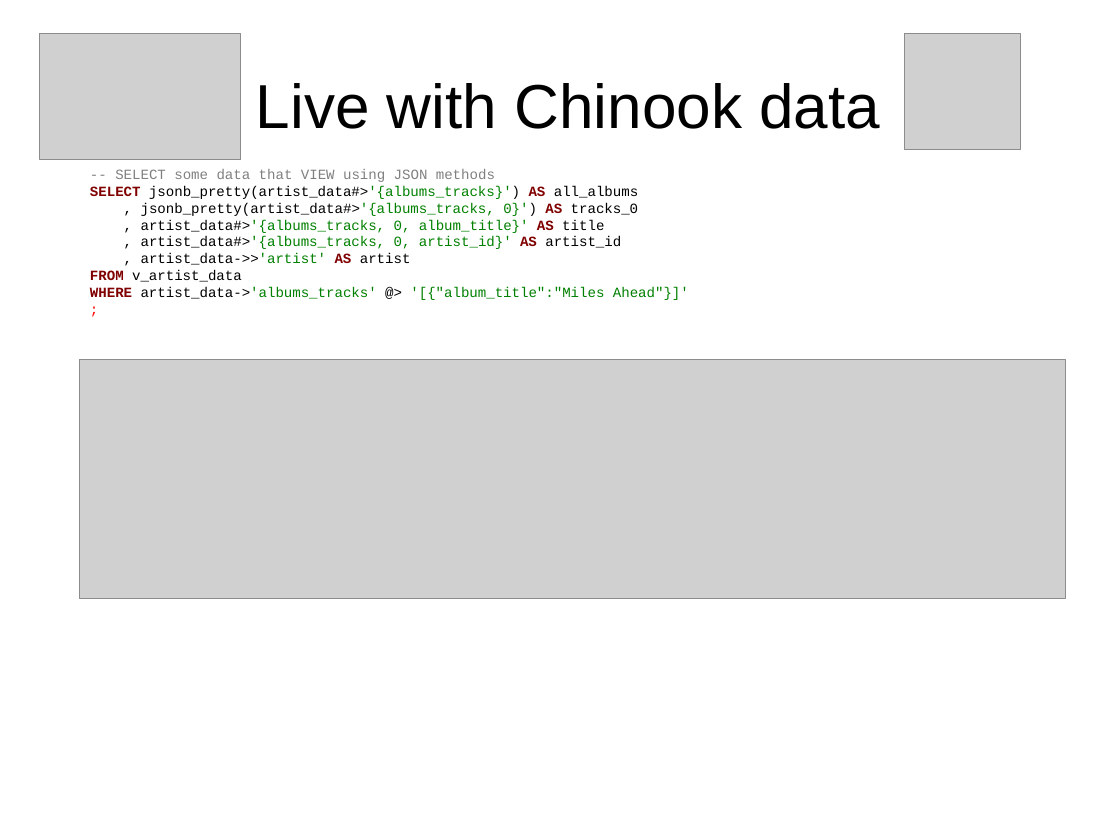
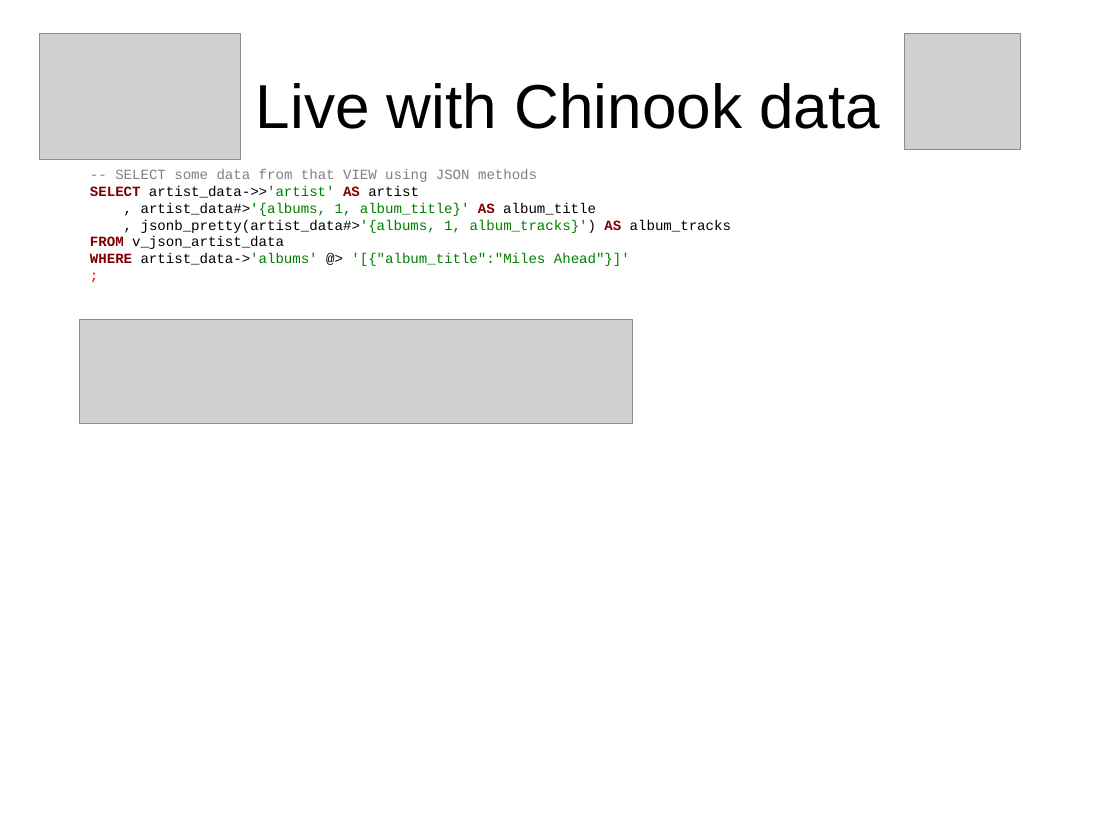
Before and after one commit to sjstoelting/talks, a slide deck: slide 21 of json-by-example/JSON-by-example.odp (slide 17 before the commit). Drawn at 1120x840 pixels with LibreOffice and Linux fonts; fonts in the diff are those of the drawing; grey boxes stand for pictures. Boxes give left, top, right and bottom in pixels: in the first picture for what was removed or moved away, otherwise in the second. Text is boxed around its words. In the diff, an @@ line names an element or a change of style, - is before the commit and + after.

```diff
--- a/json-by-example/JSON-by-example.odp
+++ b/json-by-example/JSON-by-example.odp
@@ text at (90,169,731,266): text changed @@
--- SELECT some data that VIEW using JSON methods
-SELECT jsonb_pretty(artist_data#>'{albums_tracks}') AS all_albums
-, jsonb_pretty(artist_data#>'{albums_tracks, 0}') AS tracks_0
-, artist_data#>'{albums_tracks, 0, album_title}' AS title
-, artist_data#>'{albums_tracks, 0, artist_id}' AS artist_id
-, artist_data->>'artist' AS artist
-FROM v_artist_data
-WHERE artist_data->'albums_tracks' @> '[{"album_title":"Miles Ahead"}]'
+-- SELECT some data from that VIEW using JSON methods
+SELECT artist_data->>'artist' AS artist
+, artist_data#>'{albums, 1, album_title}' AS album_title
+, jsonb_pretty(artist_data#>'{albums, 1, album_tracks}') AS album_tracks
+FROM v_json_artist_data
+WHERE artist_data->'albums' @> '[{"album_title":"Miles Ahead"}]'
@@ picture: place and size @@
-picture at (80,360,1066,598)
+picture at (80,320,633,424)
```
Also in this commit, not shown: 8 other slides changed, 5 slides added.
